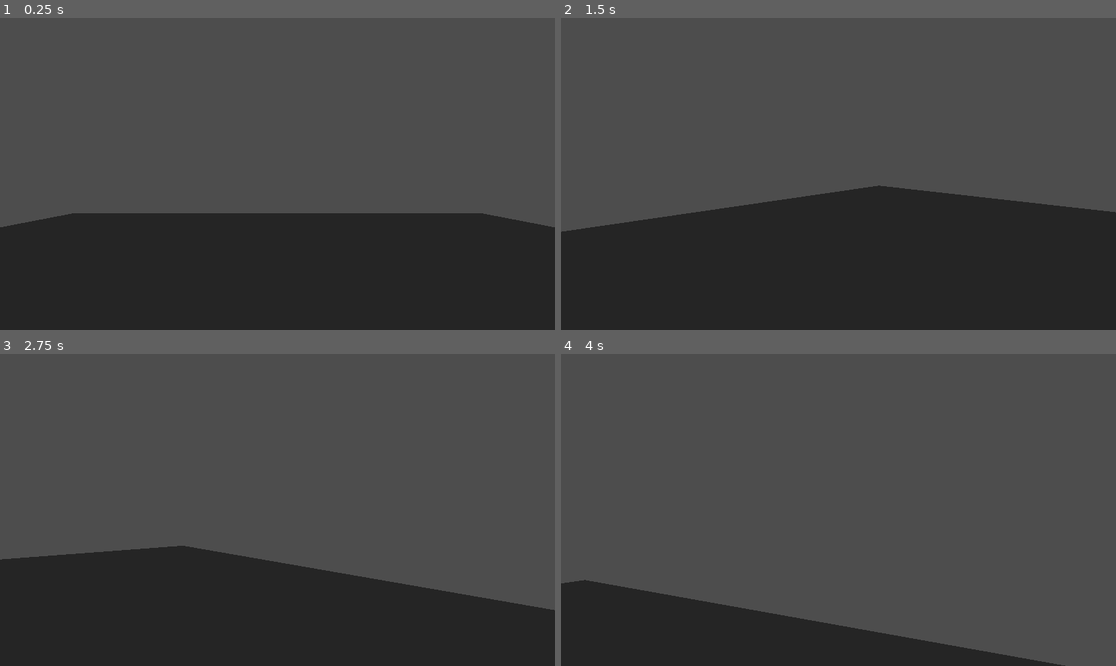
Above: before the commit, frames 1-4 (two rows, left to right).
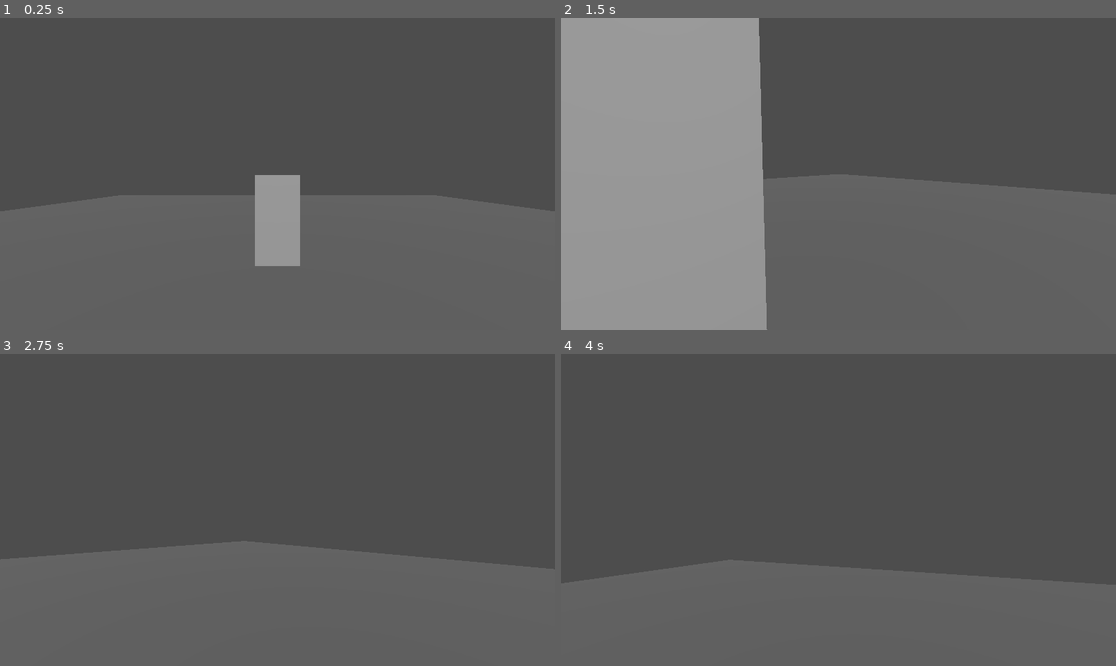
Above: after the commit, the same moments.

Repository: Fatbonks/secret-gamejam
Game: Godot game, scene res://levels/level_1/world.tscn
Same seed, same stepped clock (60 frames per second), same inputs: the game is played once before the commit and once after it.
Inputs (mouse positions are in pixels of both pictures, inside the frame that each line leads up to):
- Up to frame 1 (0.25 s): no input
- Up to frame 2 (1.5 s): tap Enter (ui_accept) at 0.5, 0.77 s; move the mouse to (832, 180) at 0.52 s; hold E (interact, bound only after the commit) 0.53-1.28 s; hold W (forward) from 0.53 s (still down); move the mouse to (877, 177) at 1.27 s; tap E (interact, bound only after the commit) at 1.35 s
- Up to frame 3 (2.75 s): keep holding W (forward); tap Enter (ui_accept) at 1.52 s; move the mouse to (233, 506) at 2.02 s; hold E (interact, bound only after the commit) from 2.03 s (still down)
- Up to frame 4 (4 s): move the mouse to (844, 510) at 2.77 s; release W (forward) at 2.78 s; release E (interact, bound only after the commit) at 2.78 s; hold A (left) 2.78-3.53 s; tap E (interact, bound only after the commit) at 2.85 s; tap Enter (ui_accept) at 3.02, 3.77 s; move the mouse to (816, 503) at 3.52 s; hold W (forward) from 3.53 s (still down); hold E (interact, bound only after the commit) from 3.53 s (still down)

The runs differ from the first frame. In frame 1, 38% of the frame differs, in the area x 0-100%, y 50-100%; in frame 2, 63%, in the area x 0-100%, y 0-100%; in frame 3, 31%; in frame 4, 13%.

Commit message:
added doors started on interact system

Diff:
--- /dev/null
+++ b/global/global_script.gd
@@ -0,0 +1,3 @@
+extends Node
+
+var player_keys:Array[Key]
--- a/levels/level_1/world.tscn
+++ b/levels/level_1/world.tscn
@@ -1,7 +1,8 @@
-[gd_scene load_steps=6 format=3 uid="uid://crmobp4fr30n6"]
+[gd_scene load_steps=7 format=3 uid="uid://crmobp4fr30n6"]
 
 [ext_resource type="Script" path="res://levels/world_script.gd" id="1_pe2ur"]
 [ext_resource type="PackedScene" uid="uid://bm4i0gaf0i0ku" path="res://objects/player/player.tscn" id="2_ct8pe"]
+[ext_resource type="PackedScene" uid="uid://dqq6qf6132g34" path="res://objects/door/door.tscn" id="3_smx31"]
 
 [sub_resource type="BoxMesh" id="BoxMesh_ob5lb"]
 size = Vector3(30, 1, 30)
@@ -15,6 +16,7 @@
 script = ExtResource("1_pe2ur")
 
 [node name="MeshInstance3D" type="MeshInstance3D" parent="."]
+transform = Transform3D(1, 0, 0, 0, 1, 0, 0, 0, 1, 0, -0.5, 0)
 mesh = SubResource("BoxMesh_ob5lb")
 
 [node name="StaticBody3D" type="StaticBody3D" parent="MeshInstance3D"]
@@ -26,4 +28,10 @@
 environment = SubResource("Environment_ux8f7")
 
 [node name="Player" parent="." instance=ExtResource("2_ct8pe")]
-transform = Transform3D(1, 0, 0, 0, 1, 0, 0, 0, 1, 0, 3.17202, 0)
+transform = Transform3D(1, 0, 0, 0, 1, 0, 0, 0, 1, 0, 1.81014, 4.52961)
+camera_tilt_amount = 2.0
+
+[node name="door" parent="." instance=ExtResource("3_smx31")]
+
+[node name="DirectionalLight3D" type="DirectionalLight3D" parent="."]
+transform = Transform3D(1, 0, 0, 0, 0.944261, 0.329196, 0, -0.329196, 0.944261, 0, 21.8558, 17.5109)
--- /dev/null
+++ b/objects/door/door.gd
@@ -0,0 +1,39 @@
+class_name Door
+extends InteractableItem
+
+@export var is_locked:bool
+@export_multiline var text:Array[String]
+@export var door_key:Key
+@onready var pivot: Node3D = %Pivot
+@onready var label: Label = %Label
+
+
+var is_open:bool = false
+
+func _ready() -> void:
+	if is_locked:
+		label.text = text[0]
+	else:
+		label.text = text[1]
+
+func _use_item() -> void:
+	if is_locked:
+		use_key(GlobalScript.player_keys)
+		return
+
+	if !is_open:
+		tween_door(90)
+	else:
+		tween_door(0)
+	is_open = !is_open
+
+
+func tween_door(rot_value:int) -> void:
+	var tween: Tween = create_tween()
+	tween.tween_property(pivot, 'rotation_degrees:y', rot_value, 0.2)
+
+func use_key(keys:Array[Key]) -> void:
+	for key in keys:
+		if key.key_name == door_key.key_name:
+			is_locked = false
+			label.text = text[1]
--- /dev/null
+++ b/objects/door/door.tscn
@@ -0,0 +1,85 @@
+[gd_scene load_steps=8 format=3 uid="uid://dqq6qf6132g34"]
+
+[ext_resource type="Script" path="res://objects/door/door.gd" id="1_qaq6h"]
+[ext_resource type="Script" path="res://resource/scripts/key.gd" id="2_61xw2"]
+
+[sub_resource type="Resource" id="Resource_dlv4a"]
+script = ExtResource("2_61xw2")
+key_name = "Red key"
+
+[sub_resource type="ConvexPolygonShape3D" id="ConvexPolygonShape3D_3dg4a"]
+points = PackedVector3Array(-0.5, -1, -0.05, -0.5, -1, 0.05, -0.5, 1, -0.05, 0.5, -1, -0.05, 0.5, -1, 0.05, -0.5, 1, 0.05, 0.5, 1, -0.05, 0.5, 1, 0.05)
+
+[sub_resource type="BoxMesh" id="BoxMesh_qragc"]
+size = Vector3(1, 2, 0.1)
+
+[sub_resource type="ConvexPolygonShape3D" id="ConvexPolygonShape3D_825ws"]
+points = PackedVector3Array(-0.5, -1, -0.05, -0.5, -1, 0.05, -0.5, 1, -0.05, 0.5, -1, -0.05, 0.5, -1, 0.05, -0.5, 1, 0.05, 0.5, 1, -0.05, 0.5, 1, 0.05)
+
+[sub_resource type="ViewportTexture" id="ViewportTexture_65wxr"]
+viewport_path = NodePath("SubViewport")
+
+[node name="door" type="Area3D" node_paths=PackedStringArray("_3d_text_sprite") groups=["interactable_items"]]
+monitoring = false
+script = ExtResource("1_qaq6h")
+is_locked = true
+text = Array[String](["Locked", "Open Door
+E"])
+door_key = SubResource("Resource_dlv4a")
+_3d_text_sprite = NodePath("Pivot/3DTextSprite")
+
+[node name="CollisionShape3D2" type="CollisionShape3D" parent="."]
+transform = Transform3D(1, 0, 0, 0, 1, 0, 0, 0, 1, 0, 1, 0)
+shape = SubResource("ConvexPolygonShape3D_3dg4a")
+
+[node name="Pivot" type="Node3D" parent="."]
+unique_name_in_owner = true
+transform = Transform3D(1, 0, 0, 0, 1, 0, 0, 0, 1, -0.5, 1, 0)
+
+[node name="MeshInstance3D" type="MeshInstance3D" parent="Pivot"]
+transform = Transform3D(1, 0, 0, 0, 1, 0, 0, 0, 1, 0.5, 0, 0)
+mesh = SubResource("BoxMesh_qragc")
+skeleton = NodePath("../..")
+
+[node name="StaticBody3D" type="StaticBody3D" parent="Pivot/MeshInstance3D"]
+
+[node name="CollisionShape3D" type="CollisionShape3D" parent="Pivot/MeshInstance3D/StaticBody3D"]
+shape = SubResource("ConvexPolygonShape3D_825ws")
+
+[node name="3DTextSprite" type="Sprite3D" parent="Pivot"]
+unique_name_in_owner = true
+transform = Transform3D(0.3, 0, 0, 0, 0.3, 0, 0, 0, 0.3, 0.5, 0.524379, 0.108559)
+visible = false
+billboard = 1
+double_sided = false
+no_depth_test = true
+texture = SubResource("ViewportTexture_65wxr")
+
+[node name="SubViewport" type="SubViewport" parent="."]
+transparent_bg = true
+size = Vector2i(128, 128)
+
+[node name="Control" type="Control" parent="SubViewport"]
+layout_mode = 3
+anchors_preset = 15
+anchor_right = 1.0
+anchor_bottom = 1.0
+grow_horizontal = 2
+grow_vertical = 2
+
+[node name="Label" type="Label" parent="SubViewport/Control"]
+unique_name_in_owner = true
+layout_mode = 1
+anchors_preset = 8
+anchor_left = 0.5
+anchor_top = 0.5
+anchor_right = 0.5
+anchor_bottom = 0.5
+offset_left = -42.5
+offset_top = -24.5
+offset_right = 42.5
+offset_bottom = 24.5
+grow_horizontal = 2
+grow_vertical = 2
+text = "Locked"
+horizontal_alignment = 1
--- /dev/null
+++ b/objects/interactable_item.gd
@@ -0,0 +1,13 @@
+class_name InteractableItem
+extends Area3D
+
+@export var _3d_text_sprite: Sprite3D
+
+func _use_item() -> void:
+	pass
+
+func change_sprite_visibility() -> void:
+	if _3d_text_sprite == null:
+		printerr(owner.name + " does not have a sprite to change")
+		return
+	_3d_text_sprite.visible = !_3d_text_sprite.visible
--- /dev/null
+++ b/objects/player/interact_system.gd
@@ -0,0 +1,22 @@
+extends Node
+
+var is_player_interacting:bool = false
+var item:InteractableItem
+
+func _input(event: InputEvent) -> void:
+	if event.is_action_pressed('interact') and is_player_interacting:
+		item._use_item()
+
+
+func _on_area_3d_area_entered(area: Area3D) -> void:
+	if area is InteractableItem:
+		item = area
+		area.change_sprite_visibility()
+		is_player_interacting = true
+
+
+func _on_area_3d_area_exited(area: Area3D) -> void:
+	if area is InteractableItem:
+		item = null
+		area.change_sprite_visibility()
+		is_player_interacting = false
--- a/objects/player/player.tscn
+++ b/objects/player/player.tscn
@@ -1,23 +1,46 @@
-[gd_scene load_steps=4 format=3 uid="uid://bm4i0gaf0i0ku"]
+[gd_scene load_steps=8 format=3 uid="uid://bm4i0gaf0i0ku"]
 
-[ext_resource type="Script" path="res://player.gd" id="1_er205"]
+[ext_resource type="Script" path="res://objects/player/player.gd" id="1_er205"]
+[ext_resource type="Script" path="res://objects/player/interact_system.gd" id="2_hp50v"]
+[ext_resource type="Script" path="res://resource/scripts/key.gd" id="3_kduyd"]
+
+[sub_resource type="BoxShape3D" id="BoxShape3D_6kcby"]
+size = Vector3(0.1, 0.1, 3)
 
 [sub_resource type="CapsuleShape3D" id="CapsuleShape3D_lyo58"]
 
 [sub_resource type="CapsuleMesh" id="CapsuleMesh_nbbji"]
 
+[sub_resource type="Resource" id="Resource_yepvf"]
+script = ExtResource("3_kduyd")
+key_name = "Red key"
+
 [node name="Player" type="CharacterBody3D"]
 script = ExtResource("1_er205")
 mouse_sensitivity = 0.5
-camera_tilt_amount = 8.0
+camera_tilt_amount = 4.0
 camera_tilt_speed = 10.0
 
 [node name="Camera3D" type="Camera3D" parent="."]
 unique_name_in_owner = true
 transform = Transform3D(1, 0, 0, 0, 1, 0, 0, 0, 1, 0, 0.5, 0)
 
+[node name="Area3D" type="Area3D" parent="Camera3D"]
+transform = Transform3D(1, 0, 0, 0, 1, 0, 0, 0, 1, 0, 0, -2.12925)
+monitorable = false
+
+[node name="CollisionShape3D" type="CollisionShape3D" parent="Camera3D/Area3D"]
+shape = SubResource("BoxShape3D_6kcby")
+
 [node name="CollisionShape3D" type="CollisionShape3D" parent="."]
 shape = SubResource("CapsuleShape3D_lyo58")
 
 [node name="MeshInstance3D" type="MeshInstance3D" parent="."]
 mesh = SubResource("CapsuleMesh_nbbji")
+
+[node name="InteractSystem" type="Node" parent="."]
+script = ExtResource("2_hp50v")
+ke = SubResource("Resource_yepvf")
+
+[connection signal="area_entered" from="Camera3D/Area3D" to="InteractSystem" method="_on_area_3d_area_entered"]
+[connection signal="area_exited" from="Camera3D/Area3D" to="InteractSystem" method="_on_area_3d_area_exited"]
--- /dev/null
+++ b/objects/weapons/pistol/pistol.tscn
@@ -0,0 +1,18 @@
+[gd_scene load_steps=4 format=3 uid="uid://b6uxq15wk87ko"]
+
+[ext_resource type="Script" path="res://custom-godot-classes/gun_hitscan.gd" id="1_gd3om"]
+
+[sub_resource type="BoxShape3D" id="BoxShape3D_4feai"]
+size = Vector3(0.1, 0.1, 1)
+
+[sub_resource type="BoxMesh" id="BoxMesh_vcne3"]
+size = Vector3(0.1, 0.1, 1)
+
+[node name="pistol" type="RigidBody3D"]
+script = ExtResource("1_gd3om")
+
+[node name="CollisionShape3D" type="CollisionShape3D" parent="."]
+shape = SubResource("BoxShape3D_4feai")
+
+[node name="MeshInstance3D" type="MeshInstance3D" parent="."]
+mesh = SubResource("BoxMesh_vcne3")
--- a/project.godot
+++ b/project.godot
@@ -14,6 +14,14 @@
 run/main_scene="res://levels/level_1/world.tscn"
 config/features=PackedStringArray("4.3", "Forward Plus")
 config/icon="res://icon.svg"
+
+[autoload]
+
+GlobalScript="*res://global/global_script.gd"
+
+[global_group]
+
+interactable_items=""
 
 [input]
 
@@ -37,3 +45,8 @@
 "events": [Object(InputEventKey,"resource_local_to_scene":false,"resource_name":"","device":-1,"window_id":0,"alt_press …(192 unchanged characters)…
 ]
 }
+interact={
+"deadzone": 0.5,
+"events": [Object(InputEventKey,"resource_local_to_scene":false,"resource_name":"","device":-1,"window_id":0,"alt_pressed":false,"shift_pressed":false,"ctrl_pressed":false,"meta_pressed":false,"pressed":false,"keycode":0,"physical_keycode":69,"key_label":0,"unicode":101,"location":0,"echo":false,"script":null)
+]
+}
--- /dev/null
+++ b/resource/scripts/key.gd
@@ -0,0 +1,5 @@
+class_name Key
+extends Resource
+
+
+@export_enum("White key", "Black key", "Red key") var key_name: String
Renamed: player.gd -> objects/player/player.gd
